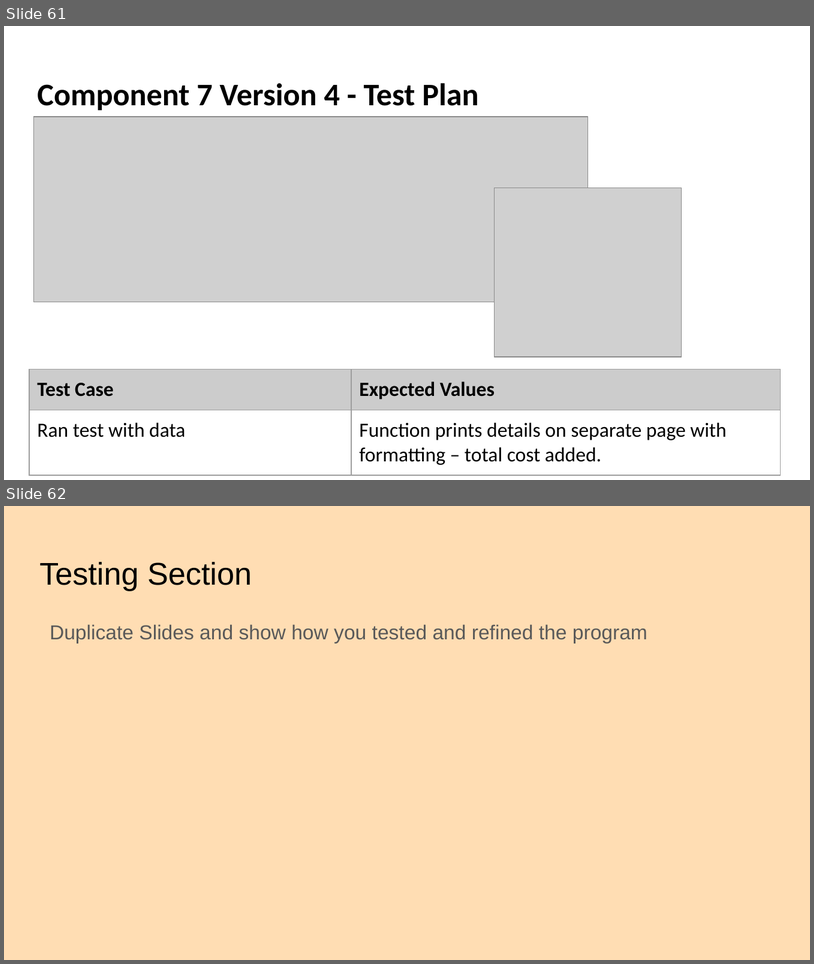
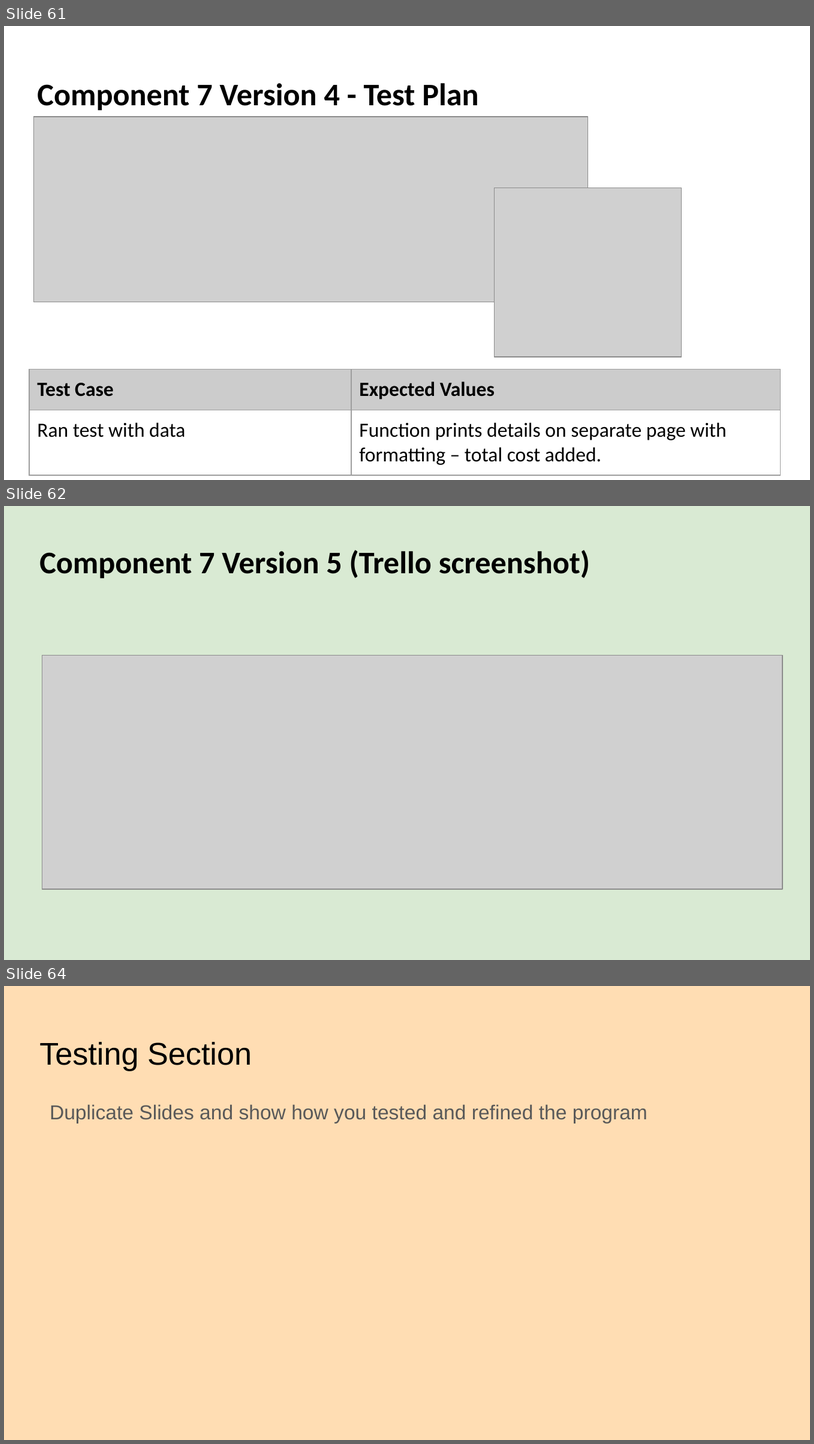
Before and after one commit to danettp/ds_nuts_bot, a slide deck: Danett Pepito - 000_91896 _ 91897 Documentation - 2150400 (Git).pptx. Shown one above the other, each under a label of ours: slides 61 and 62 before the commit, slides 61, 62 and 64 after it; the slides between them are not shown. The pictures are 814x964 and 814x1444 pixels, drawn with LibreOffice and Linux fonts; fonts in the diff are those of the drawing; grey boxes stand for pictures; background and template pictures are left out. Boxes give left, top, right and bottom in pixels: in the first picture for what was removed or moved away, otherwise in the second. Text is boxed around its words. In the diff, an @@ line names an element or a change of style, - is before the commit and + after.

```diff
--- a/Danett Pepito - 000_91896 _ 91897 Documentation - 2150400 (Git).pptx
+++ b/Danett Pepito - 000_91896 _ 91897 Documentation - 2150400 (Git).pptx
@@ slide 62 added at [4, 506, 810, 960], background picture (left out) @@
@@ title added at [39, 550, 590, 579], 28 pt, text #000000, bold @@
+Component 7 Version 5 (Trello screenshot)
@@ picture added at [42, 655, 783, 889] @@
@@ what was slide 62 is now slide 64 @@
```
Also in this commit, not shown: 1 other slide added, 1 other file.
